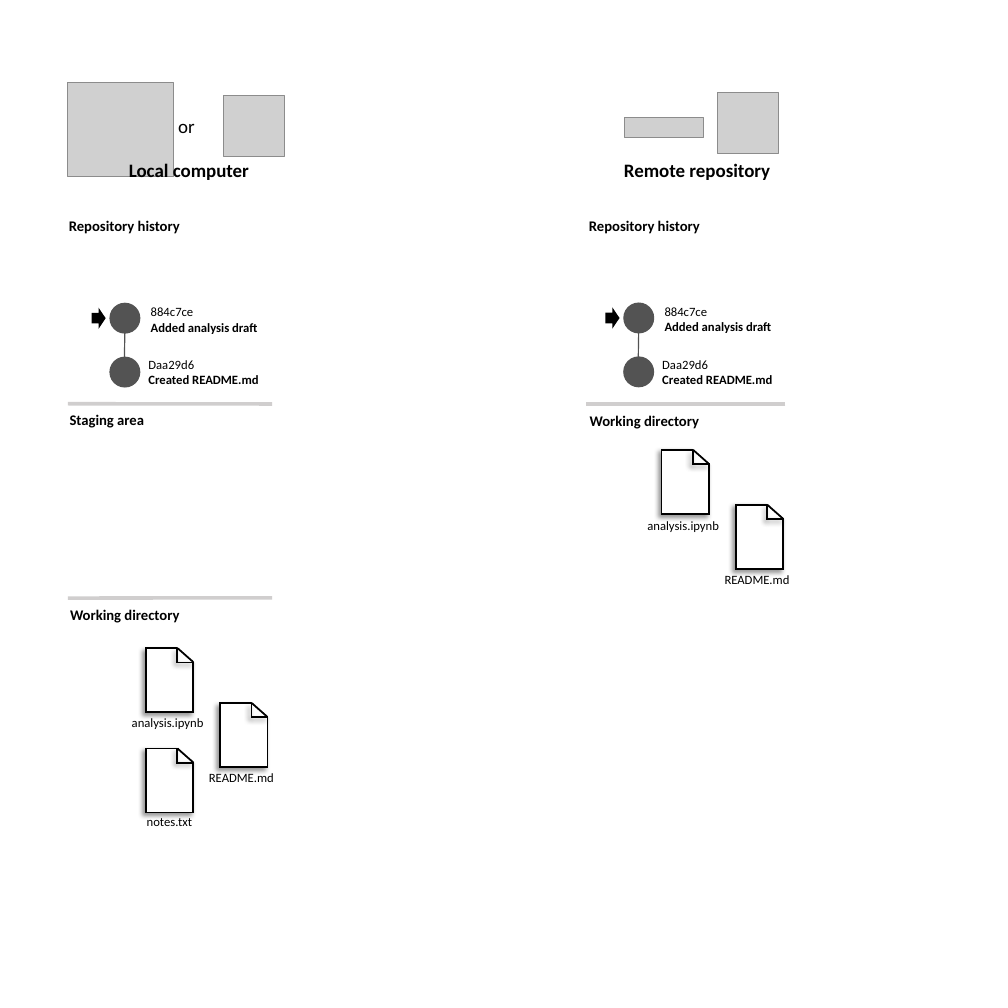
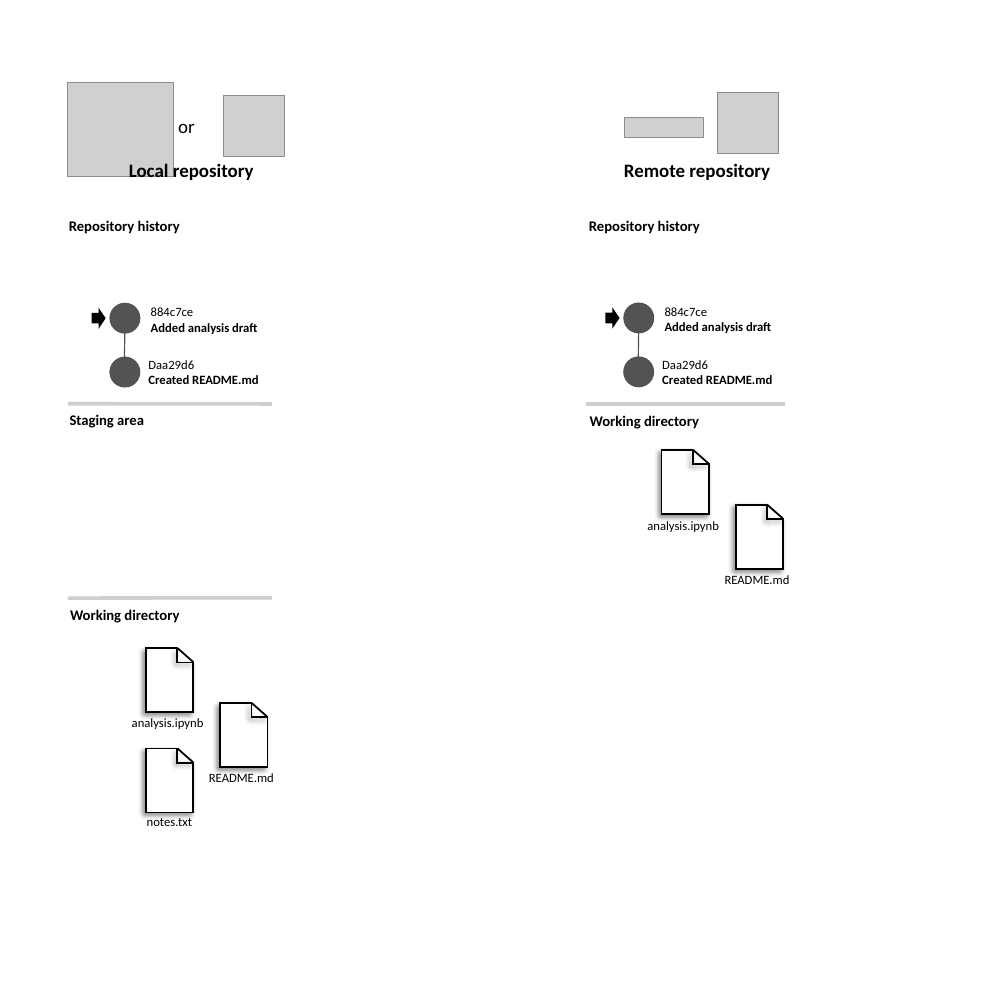
Before and after one commit to UBC-DSCI/introduction-to-datascience, a slide deck: slide 1 of img/git_intro.pptx. Drawn at 1008x1008 pixels with LibreOffice and Linux fonts; fonts in the diff are those of the drawing; grey boxes stand for pictures. Boxes give left, top, right and bottom in pixels: in the first picture for what was removed or moved away, otherwise in the second. Text is boxed around its words. In the diff, an @@ line names an element or a change of style, - is before the commit and + after.

```diff
--- a/img/git_intro.pptx
+++ b/img/git_intro.pptx
@@ text at bbox=[129, 161, 254, 182]: text changed @@
-Local computer
+Local repository
```
Also in this commit, not shown: 10 other slides changed, 11 other files.
